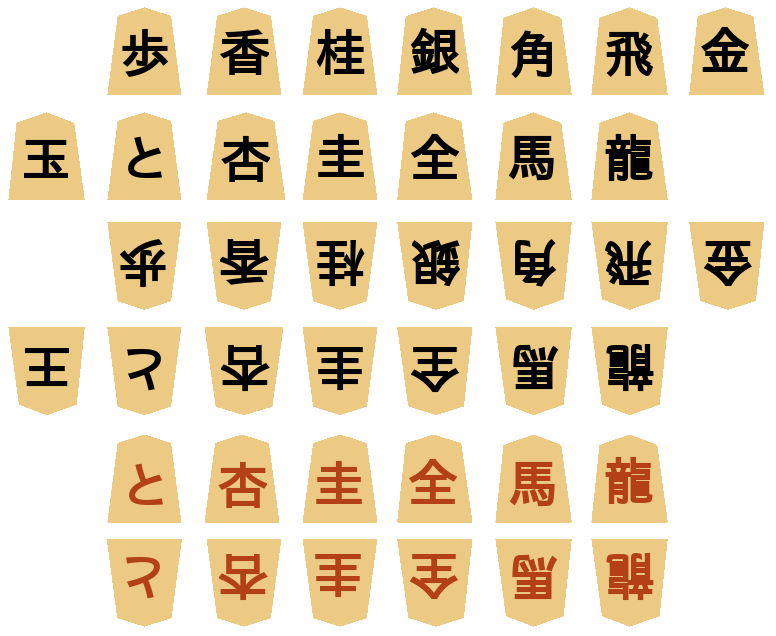
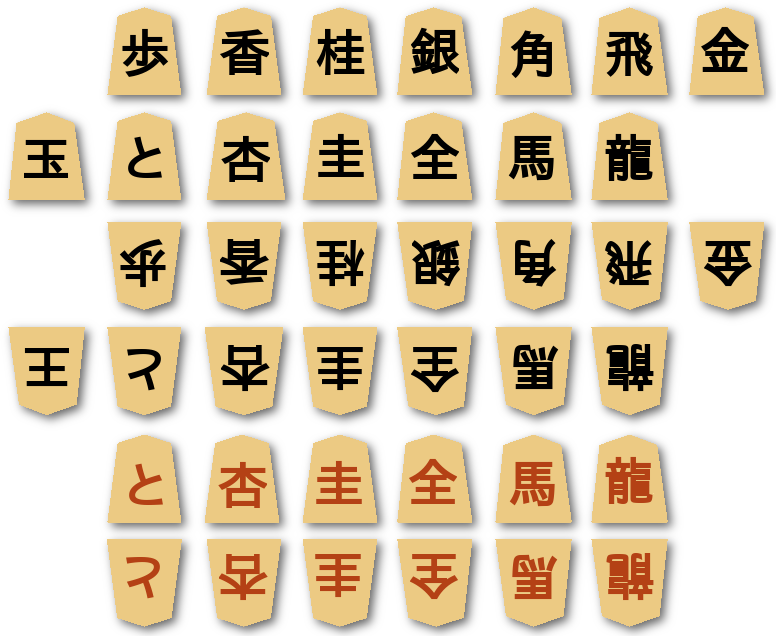
Layered file, before and after one edit (w=776, h=636). Changes by layer:
added layer "Drop Shadow" (60%) over [3, 2, 776, 636]
